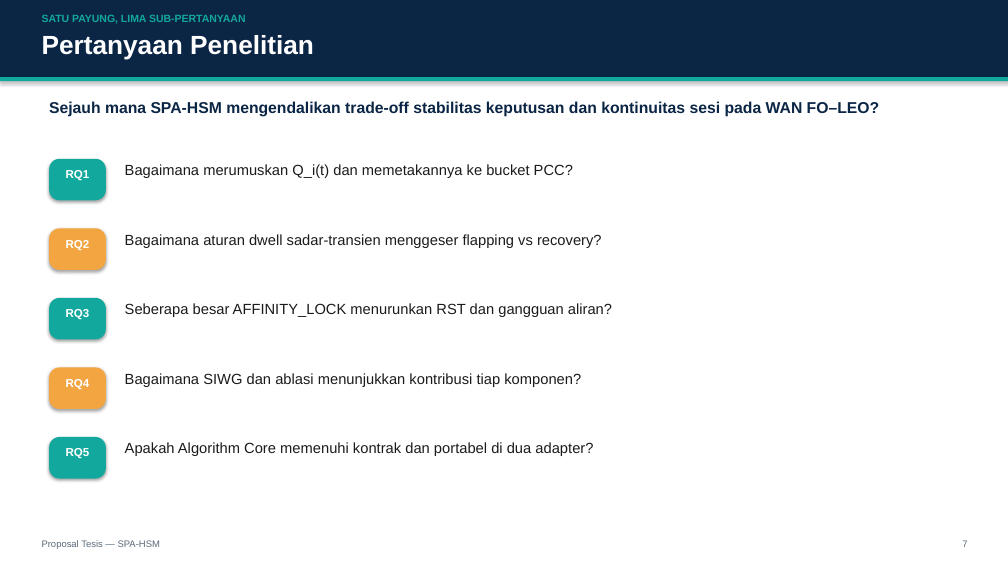
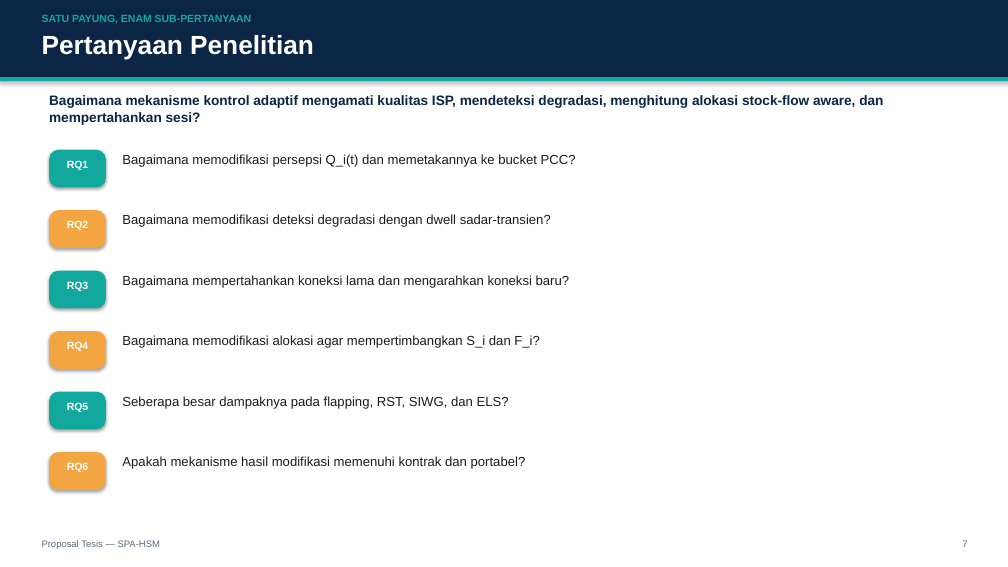
Before and after one commit to kasmilp/proposal_loadbalancing, a slide deck: slide 7 of 12_Presentasi/Proposal_Tesis_SPA-HSM.pptx. Drawn at 1008x567 pixels with LibreOffice and Linux fonts; fonts in the diff are those of the drawing. Boxes give left, top, right and bottom in pixels: in the first picture for what was removed or moved away, otherwise in the second. Text is boxed around its words. In the diff, an @@ line names an element or a change of style, - is before the commit and + after.

Commit message:
Perbarui positioning stock-flow dan konsistensi 01-12

```diff
--- a/12_Presentasi/Proposal_Tesis_SPA-HSM.pptx
+++ b/12_Presentasi/Proposal_Tesis_SPA-HSM.pptx
@@ text at [42, 15, 252, 24]: text changed @@
-SATU PAYUNG, LIMA SUB-PERTANYAAN
+SATU PAYUNG, ENAM SUB-PERTANYAAN
@@ text removed at [49, 101, 880, 117] @@
-Sejauh mana SPA-HSM mengendalikan trade-off stabilitas keputusan dan kontinuitas sesi pada WAN FO–LEO?
@@ text added at [49, 95, 883, 125], 13 pt, text #0B2545, bold @@
+Bagaimana mekanisme kontrol adaptif mengamati kualitas ISP, mendeteksi degradasi, menghitung alokasi stock-flow aware, dan mempertahankan sesi?
@@ text "RQ1": place and size @@
-text "RQ1" at [66, 170, 90, 181]
+text "RQ1" at [67, 160, 89, 170]
@@ rounded rectangle: place and size @@
-rounded rectangle at [49, 159, 106, 200]
+rounded rectangle at [49, 150, 106, 188]
@@ text at [122, 154, 576, 167]: text changed; size 14 to 12.5 pt @@
-Bagaimana merumuskan Q_i(t) dan memetakannya ke bucket PCC?
+Bagaimana memodifikasi persepsi Q_i(t) dan memetakannya ke bucket PCC?
@@ text "RQ2": place and size @@
-text "RQ2" at [66, 240, 90, 250]
+text "RQ2" at [67, 221, 89, 230]
@@ rounded rectangle: place and size @@
-rounded rectangle at [49, 228, 106, 270]
+rounded rectangle at [49, 210, 106, 248]
@@ text at [122, 214, 551, 227]: text changed; size 14 to 12.5 pt @@
-Bagaimana aturan dwell sadar-transien menggeser flapping vs recovery?
+Bagaimana memodifikasi deteksi degradasi dengan dwell sadar-transien?
@@ text "RQ3": place and size @@
-text "RQ3" at [66, 309, 90, 319]
+text "RQ3" at [67, 281, 89, 291]
@@ rounded rectangle: place and size @@
-rounded rectangle at [49, 298, 106, 340]
+rounded rectangle at [49, 271, 106, 309]
@@ text added at [122, 275, 570, 288], 12.5 pt, text #1B1B1B @@
+Bagaimana mempertahankan koneksi lama dan mengarahkan koneksi baru?
@@ text "RQ4": place and size @@
-text "RQ4" at [66, 379, 90, 389]
+text "RQ4" at [67, 341, 89, 351]
@@ rounded rectangle: place and size @@
-rounded rectangle at [49, 368, 106, 409]
+rounded rectangle at [49, 331, 106, 369]
@@ text added at [122, 335, 540, 348], 12.5 pt, text #1B1B1B @@
+Bagaimana memodifikasi alokasi agar mempertimbangkan S_i dan F_i?
@@ text removed at [125, 373, 581, 387] @@
-Bagaimana SIWG dan ablasi menunjukkan kontribusi tiap komponen?
@@ size 11 to 10 pt in 5 elements at [67, 160, 89, 170], [67, 221, 89, 230], [67, 281, 89, 291], [67, 341, 89, 351], [67, 403, 89, 412] @@
@@ text "RQ5": place and size @@
-text "RQ5" at [66, 448, 90, 458]
+text "RQ5" at [67, 403, 89, 412]
@@ rounded rectangle: place and size @@
-rounded rectangle at [49, 437, 106, 479]
+rounded rectangle at [49, 392, 106, 430]
@@ text at [122, 396, 509, 409]: text changed; size 14 to 12.5 pt @@
-Seberapa besar AFFINITY_LOCK menurunkan RST dan gangguan aliran?
+Seberapa besar dampaknya pada flapping, RST, SIWG, dan ELS?
@@ rounded rectangle added at [49, 452, 106, 490], fill #F2A541 @@
@@ text added at [67, 463, 89, 472], 10 pt, text #FFFFFF, bold @@
+RQ6
@@ text at [122, 456, 526, 469]: text changed; size 14 to 12.5 pt @@
-Apakah Algorithm Core memenuhi kontrak dan portabel di dua adapter?
+Apakah mekanisme hasil modifikasi memenuhi kontrak dan portabel?
```
Also in this commit, not shown: 17 other slides changed, 11 other files.
